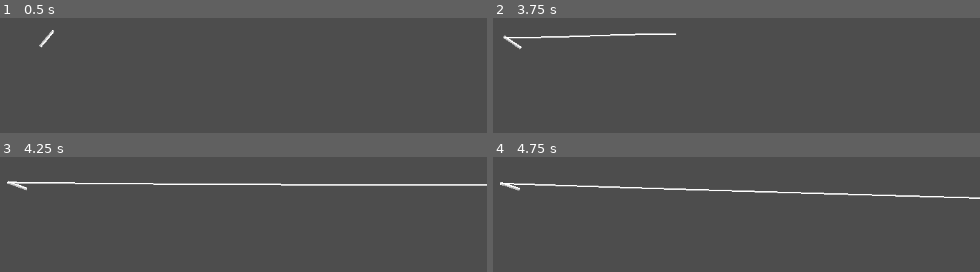
Above: before the commit, frames 1-4 (two rows, left to right).
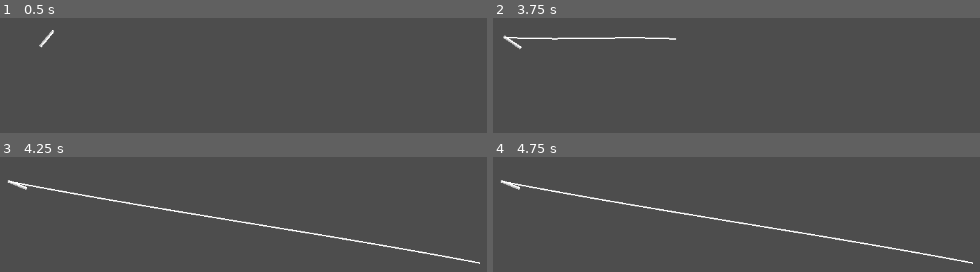
Above: after the commit, the same moments.

Repository: SnowyYANG/GodotFishingCasting
Game: Godot game, scene res://node_2d.tscn
The game is run twice, just before and just after one commit, with the same random seed, the same clock (stepped at 60 frames per second) and the same inputs.
Inputs (mouse positions are in pixels of both pictures, inside the frame that each line leads up to):
- Up to frame 1 (0.5 s): no input
- Up to frame 2 (3.75 s): tap Enter at 0.5, 2, 3.5 s; move the mouse to (755, 46) at 0.52 s; click (755, 46) at 0.6 s; tap Space at 1.25, 2.75 s; move the mouse to (outside the picture) at 1.27 s; tap Keypad Enter (show_data) at 1.35, 2.85 s; move the mouse to (outside the picture) at 2.02 s; click (outside the picture) at 2.1 s; move the mouse to (outside the picture) at 2.77 s; move the mouse to (outside the picture) at 3.52 s; click (outside the picture) at 3.6 s
- Up to frame 3 (4.25 s): no input
- Up to frame 4 (4.75 s): tap Space at 4.25 s; move the mouse to (outside the picture) at 4.27 s; tap Keypad Enter (show_data) at 4.35 s

Frame 1 is identical in both runs. In frame 2, 1.0% of the frame differs, in the area x 4-38%, y 13-20%; in frame 3, 3.4%, in the area x 1-100%, y 20-94%; in frame 4, 3.4%.

Commit message:
license, curve more

Diff:
--- a/casting.gd
+++ b/casting.gd
@@ -127,7 +127,7 @@
 	var start = bait_position0
 	var end = bait_target_position
 	var duration = 0.3
-	var g = 9.8 * 2
+	var g = 9.8 * 30
 
 	var velocity = Vector2(end.x - start.x, 0) * 1.5
 	var height_offset = 4
@@ -150,7 +150,7 @@
 func _draw_bezier(start: Vector2, end: Vector2, control1: Vector2, control2: Vector2, offset: float):
 	var dir = (end - start).normalized()
 	var normal = Vector2(-dir.y, dir.x).normalized()
-	offset *= 10
+	offset *= 15
 	control1 = start + dir * ((start.distance_to(end)) / 3) + normal * offset
 	control2 = start + dir * ((start.distance_to(end)) * 2 / 3) - normal * offset
 
Not shown, added: LICENSE
